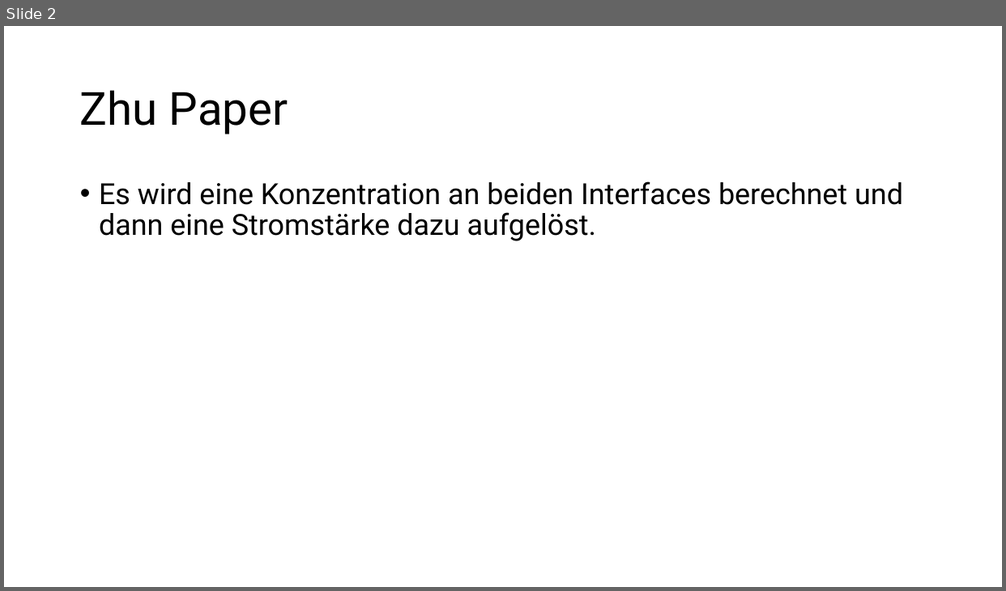
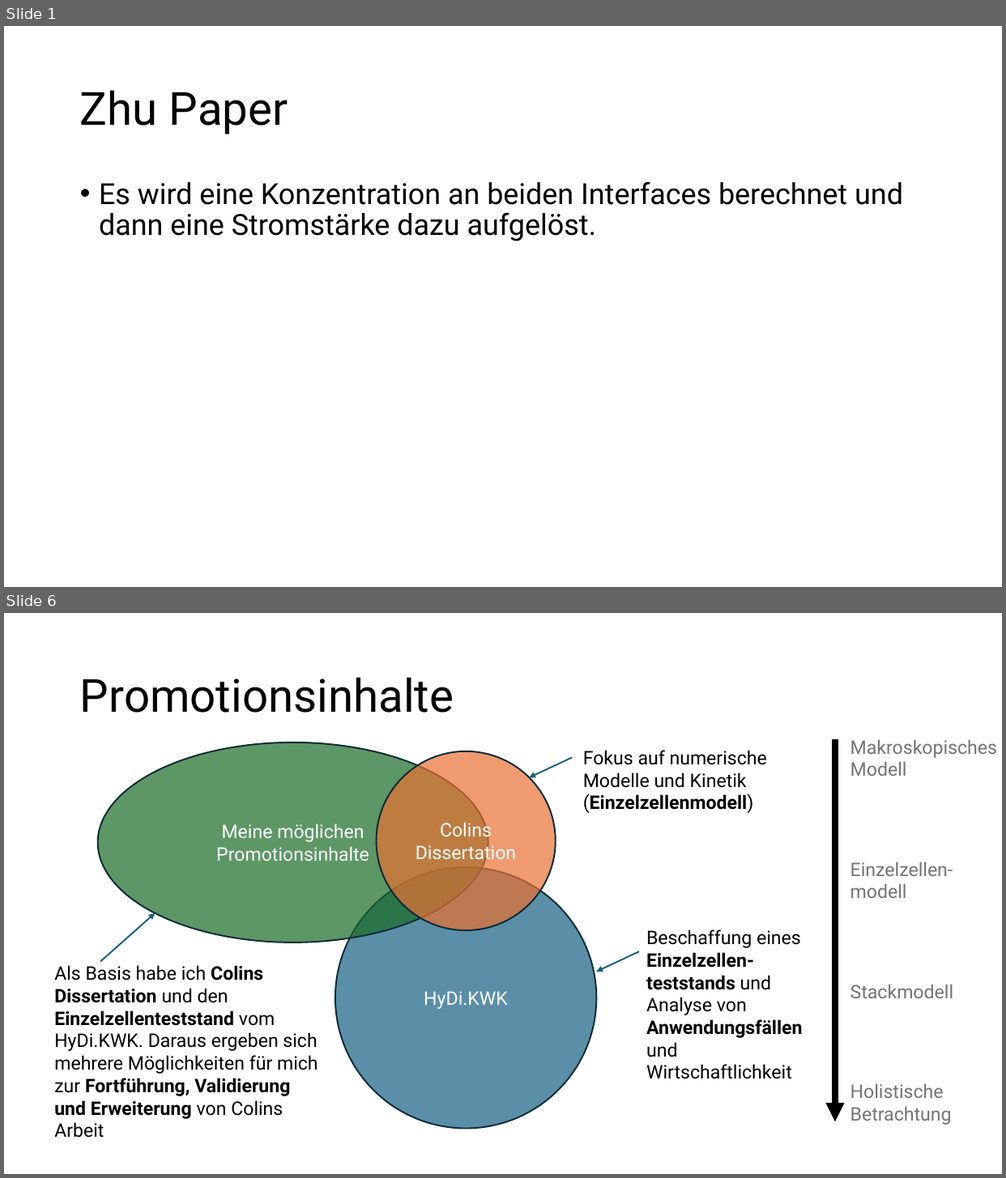
Before and after one commit to fatih4728/rSOC, a slide deck: Sketches.pptx. Shown one above the other, each under a label of ours: slide 2 before the commit, slides 1 and 6 after it; the slides between them are not shown. The pictures are 1006x591 and 1006x1178 pixels, drawn with LibreOffice and Linux fonts; fonts in the diff are those of the drawing. Boxes give left, top, right and bottom in pixels: in the first picture for what was removed or moved away, otherwise in the second. Text is boxed around its words. In the diff, an @@ line names an element or a change of style, - is before the commit and + after.

```diff
--- a/Sketches.pptx
+++ b/Sketches.pptx
@@ slide 6 added at [4, 613, 1002, 1174], background #FFFFFF @@
@@ title added at [80, 677, 454, 713], 44 pt, text #000000 @@
+Promotionsinhalte
@@ ellipse added at [98, 743, 488, 943], fill #196B24 at 70% opacity, outline #092A39 1.5 pt, 18 pt, text #FFFFFF @@
+Meine möglichen Promotionsinhalte
@@ ellipse added at [376, 752, 555, 931], fill #E97132 at 70% opacity, outline #092A39 1.5 pt, 18 pt, text #FFFFFF @@
+Colins Dissertation
@@ arrow added from (572, 757) to (530, 777), #156082 1.5 pt @@
@@ text added at [583, 750, 767, 813], 18 pt, text #000000 @@
+Fokus auf numerische Modelle und Kinetik
+(Einzelzellenmodell)
@@ arrow added from (835, 739) to (835, 1122), #000000 6 pt @@
@@ text added at [850, 739, 997, 776], 18 pt, text #747474 @@
+Makroskopisches
+Modell
@@ ellipse added at [335, 867, 597, 1129], fill #156082 at 70% opacity, outline #092A39 1.5 pt, 18 pt, text #FFFFFF @@
+HyDi.KWK
@@ text added at [850, 862, 953, 898], 18 pt, text #747474 @@
+Einzelzellen-
+modell
@@ arrow added from (100, 962) to (155, 914), #156082 1.5 pt @@
@@ arrow added from (640, 952) to (596, 972), #156082 1.5 pt @@
@@ text added at [646, 930, 802, 1080], 18 pt, text #000000 @@
+Beschaffung eines Einzelzellen-teststands und Analyse von Anwendungsfällen und Wirtschaftlichkeit
@@ text added at [54, 965, 318, 1138], 18 pt, text #000000 @@
+Als Basis habe ich Colins Dissertation und den Einzelzellenteststand vom HyDi.KWK. Daraus ergeben sich mehrere Möglichkeiten für mich zur Fortführung, Validierung und Erweiterung von Colins Arbeit
@@ text added at [850, 984, 953, 999], 18 pt, text #747474 @@
+Stackmodell
@@ text added at [850, 1084, 952, 1125], 18 pt, text #747474 @@
+Holistische
+Betrachtung
@@ what was slide 2 is now slide 1 @@
```
Also in this commit, not shown: 7 other slides added, 4 other files.
